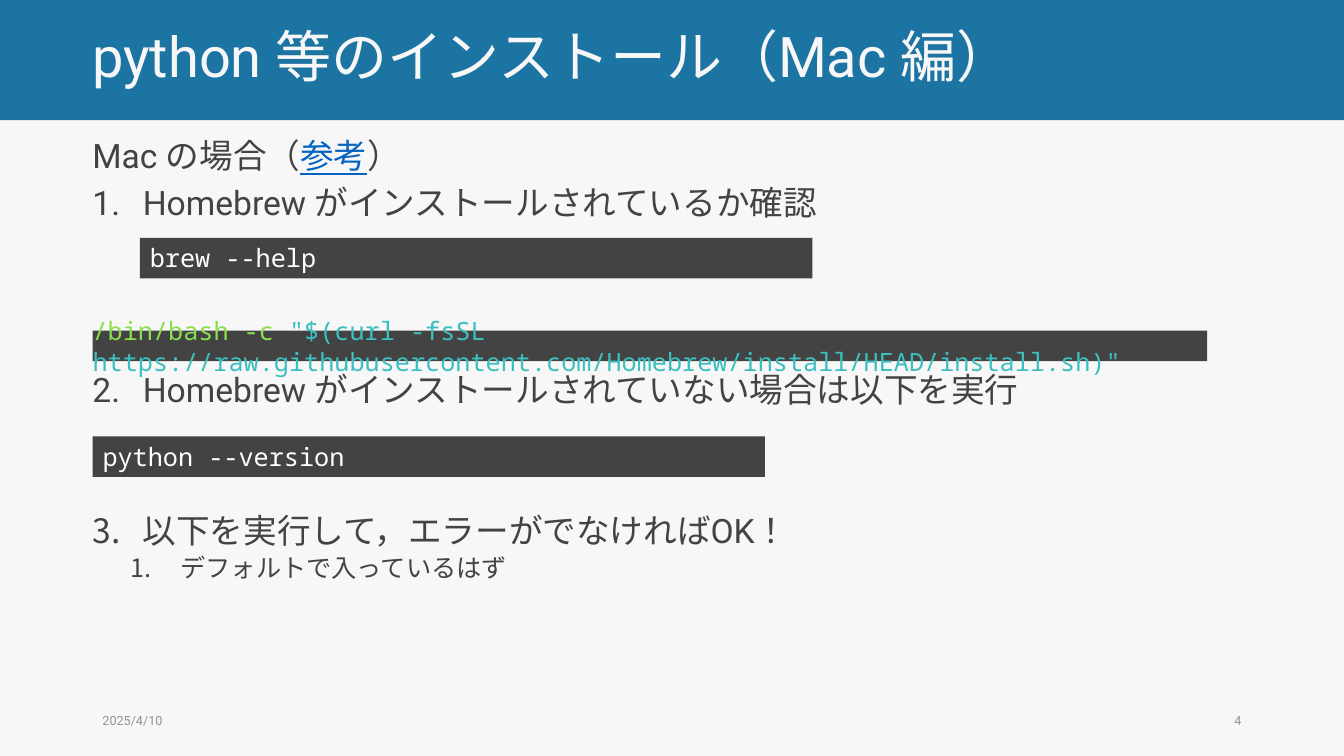
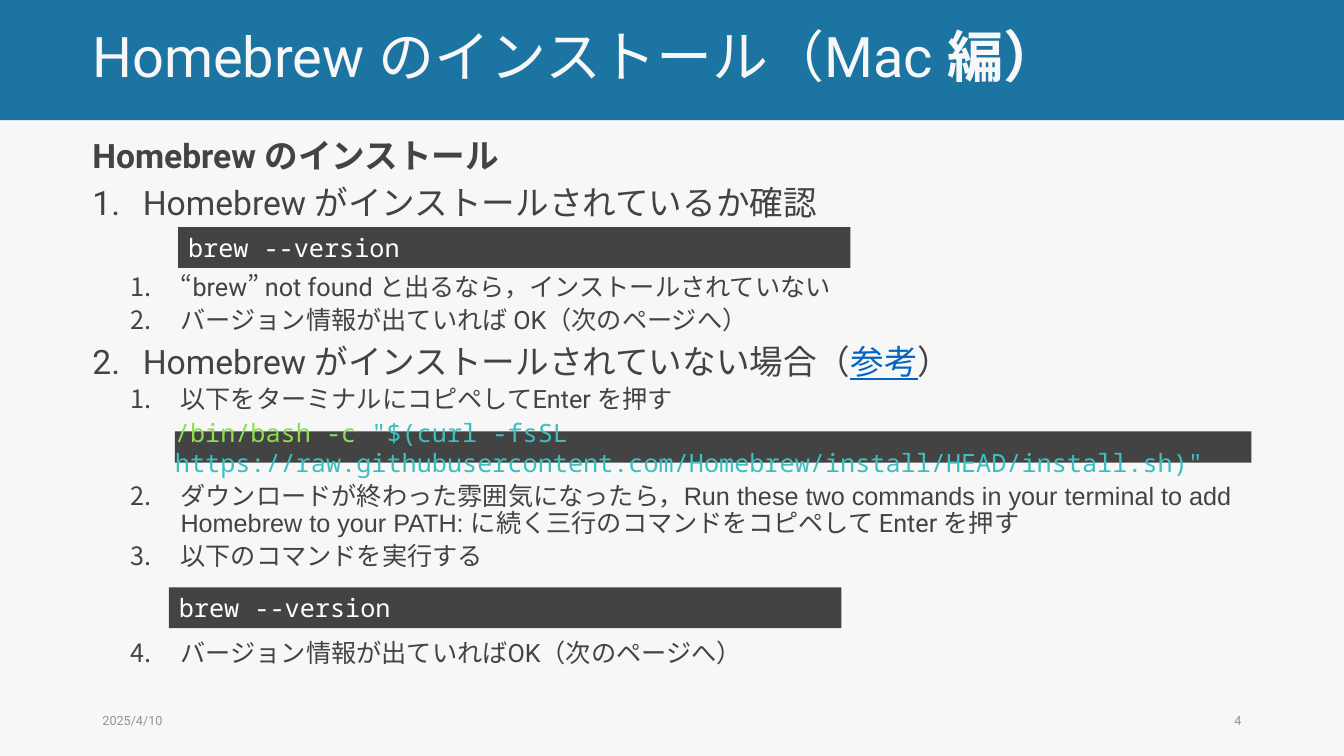
Before and after one commit to ryu-thakahashi/exp-psych-programs-25S, a slide deck: slide 4 of docs/lec_pptx/forge_env.pptm. Drawn at 1344x756 pixels with LibreOffice and Linux fonts; fonts in the diff are those of the drawing. Boxes give left, top, right and bottom in pixels: in the first picture for what was removed or moved away, otherwise in the second. Text is boxed around its words. In the diff, an @@ line names an element or a change of style, - is before the commit and + after.

Commit message:
add lecture mds

```diff
--- a/docs/lec_pptx/forge_env.pptm
+++ b/docs/lec_pptx/forge_env.pptm
@@ title at (92,29,1059,83): text changed @@
-python 等のインストール（Mac 編）
+Homebrew のインストール（Mac 編）
@@ text at (92,141,499,170): text changed; bold on @@
-Mac の場合（参考）
+Homebrew のインストール
@@ rectangle "brew --version": place and size @@
-rectangle "brew --version" at (140,238,813,278)
+rectangle "brew --version" at (178,227,851,267)
@@ text in rectangle at (188,238,400,258): text changed @@
-brew --help
+brew --version
@@ text at (143,274,1231,665): text changed; size 24 to 18 pt @@
-2. Homebrew がインストールされていない場合は以下を実行
-3. 以下を実行して，エラーがでなければOK！
-  1. デフォルトで入っているはず
+  1. “brew” not found と出るなら，インストールされていない
+  2. バージョン情報が出ていれば OK（次のページへ）
+2. Homebrew がインストールされていない場合（参考）
+  1. 以下をターミナルにコピペしてEnter を押す
+  2. ダウンロードが終わった雰囲気になったら，Run these two commands in your terminal to add Homebrew to your PATH: に続く三行のコマンドをコピペして Enter を押す
+  3. 以下のコマンドを実行する
+  4. バージョン情報が出ていればOK（次のページへ）
@@ rectangle "/bin/bash -c "$(curl -fsSL https://raw.githubusercontent.com ...": place and size @@
-rectangle "/bin/bash -c "$(curl -fsSL https://raw.githubusercontent.com ..." at (93,331,1208,361)
+rectangle "/bin/bash -c "$(curl -fsSL https://raw.githubusercontent.com ..." at (174,432,1251,463)
@@ rectangle removed at (93,437,765,477) @@
-python --version
@@ rectangle added at (169,588,842,628), fill #434343, 18 pt, text #FFFFFF @@
+brew --version
```
Also in this commit, not shown: 11 other slides changed, 5 slides added, 56 other files.
